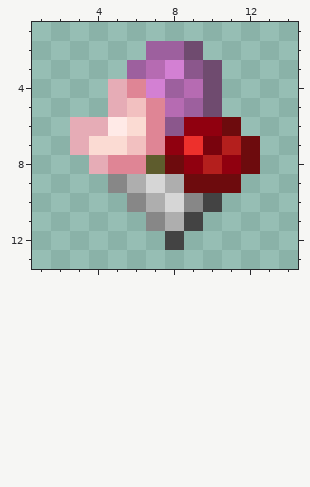
One commit to this pixel-art sprite: src/main/resources/assets/foragersinsight/textures/particle/floral_scent.png. Above, as it was before the edit.
The file is 16x16 pixels. Colours within 5 levels of each other are drawn and written as one. Shown: x 1..14, y 1..13.
The same view after the edit:
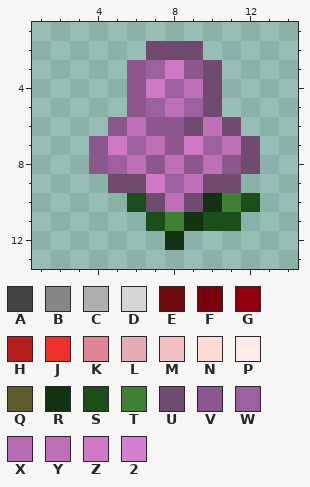
Palette (. is transparent): A #434343  B #878787  C #aeaeae  D #d6d6d6  E #6d0b0d  F #79030d  G #90000f  H #b41f1d  J #ed302c  K #df8595  L #e6acb6  M #f2c0c0  N #fbdbd3  P #ffeae7  Q #5e5c2d  R #133211  S #1c4e19  T #408035  U #6f4b6f  V #8b578c  W #9d609e  X #b66bb2  Y #be70b6  Z #ce79c6  2 #d380d3
Difference:
Changed rows in their new state; - is an unchanged pixel.
first column x 3:
 2 ----UU----
 3 ---VWZ----
 4 --.VZ-Y---
 5 --.VWY----
 6 ..VYV-UYU-
 7 .VZWYVZWYU
 8 -VWYVYVYVU
 9 --UUZWYUU-
10 ---SUYURTS
11 ----STRSS-
12 -----R----
Boxes around the changes in both pictures, in picture pixels (x1, y1, x2, y2):
changed: (70, 41, 260, 250)
